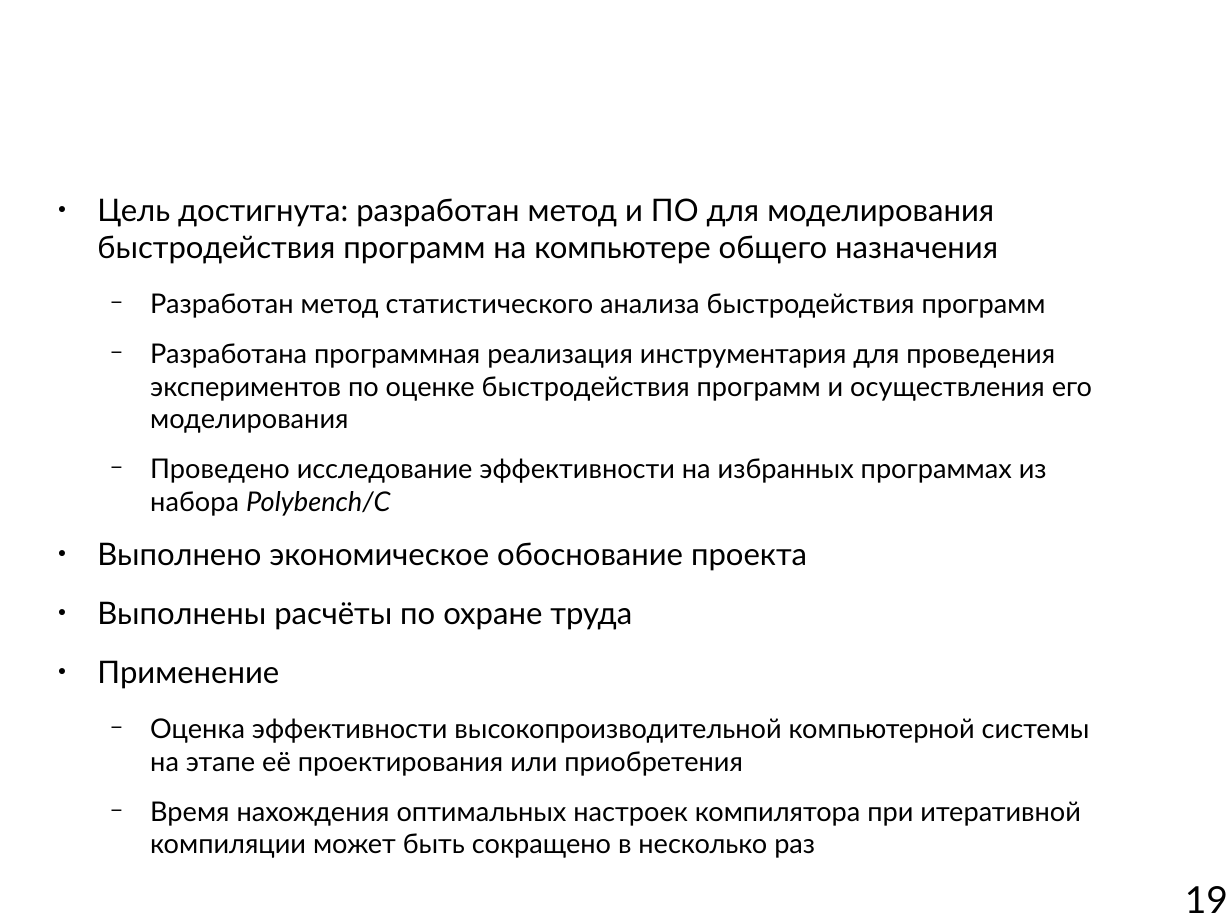
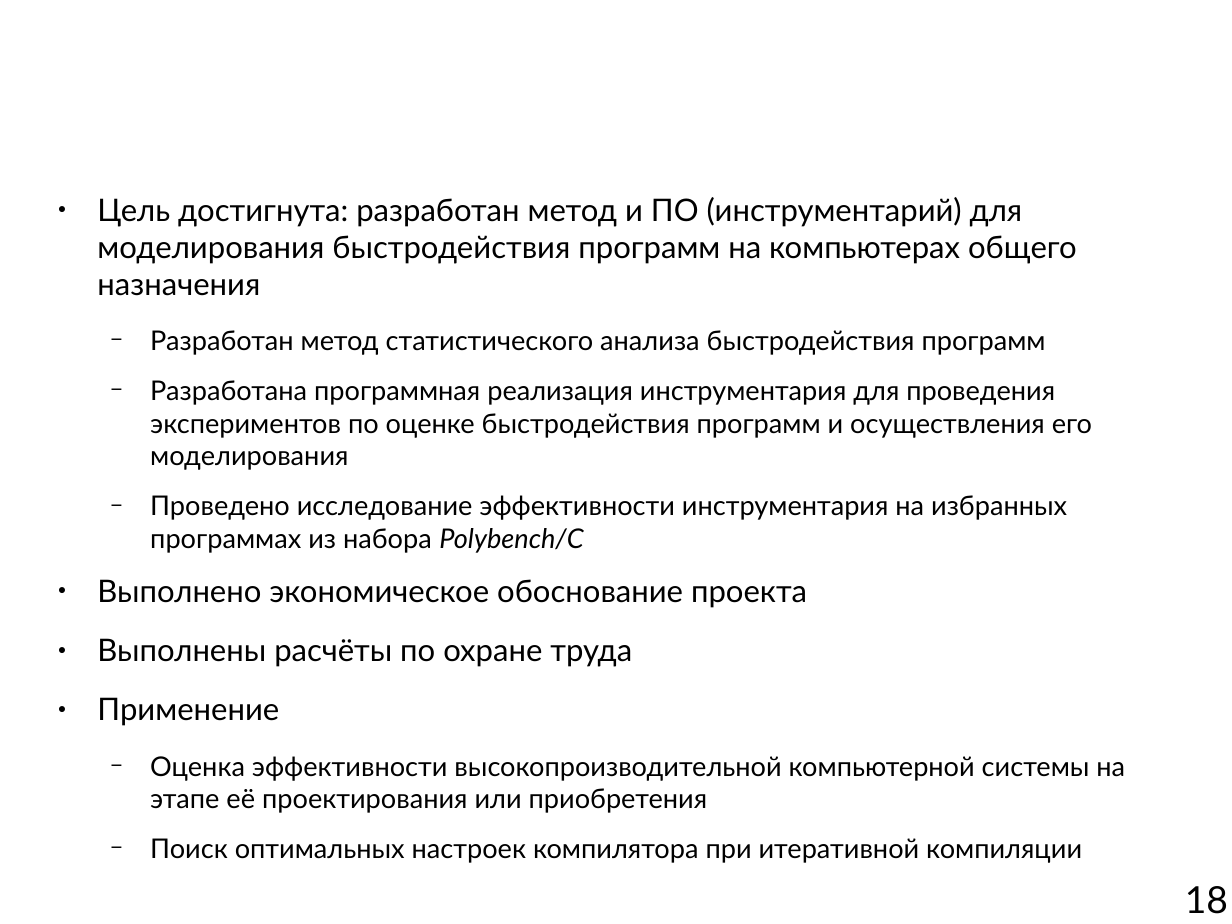
Before and after one commit to mkpankov/adaptor, a slide deck: slide 18 of diploma/defense/brochure.odp (slide 19 before the commit). Drawn at 1232x924 pixels with LibreOffice and Linux fonts; fonts in the diff are those of the drawing; background and template pictures are left out. Boxes give left, top, right and bottom in pixels: in the first picture for what was removed or moved away, otherwise in the second. Text is boxed around its words. In the diff, an @@ line names an element or a change of style, - is before the commit and + after.

```diff
--- a/diploma/defense/brochure.odp
+++ b/diploma/defense/brochure.odp
@@ text at bbox=[97, 197, 1077, 296]: text changed @@
-● Цель достигнута: разработан метод и ПО для моделирования быстродействия программ на компьютере общего назначения
+● Цель достигнута: разработан метод и ПО (инструментарий) для моделирования быстродействия программ на компьютерах общего назначения
@@ text at bbox=[150, 495, 1067, 553]: text changed @@
-  − Проведено исследование эффективности на избранных программах из набора Polybench/C
+  − Проведено исследование эффективности инструментария на избранных программах из набора Polybench/C
@@ text at bbox=[150, 838, 1082, 863]: text changed @@
-  − Время нахождения оптимальных настроек компилятора при итеративной компиляции может быть сокращено в несколько раз
+  − Поиск оптимальных настроек компилятора при итеративной компиляции
@@ page number at bbox=[1185, 886, 1228, 914]: text changed @@
-19
+18
```
Also in this commit, not shown: 7 other slides changed.
